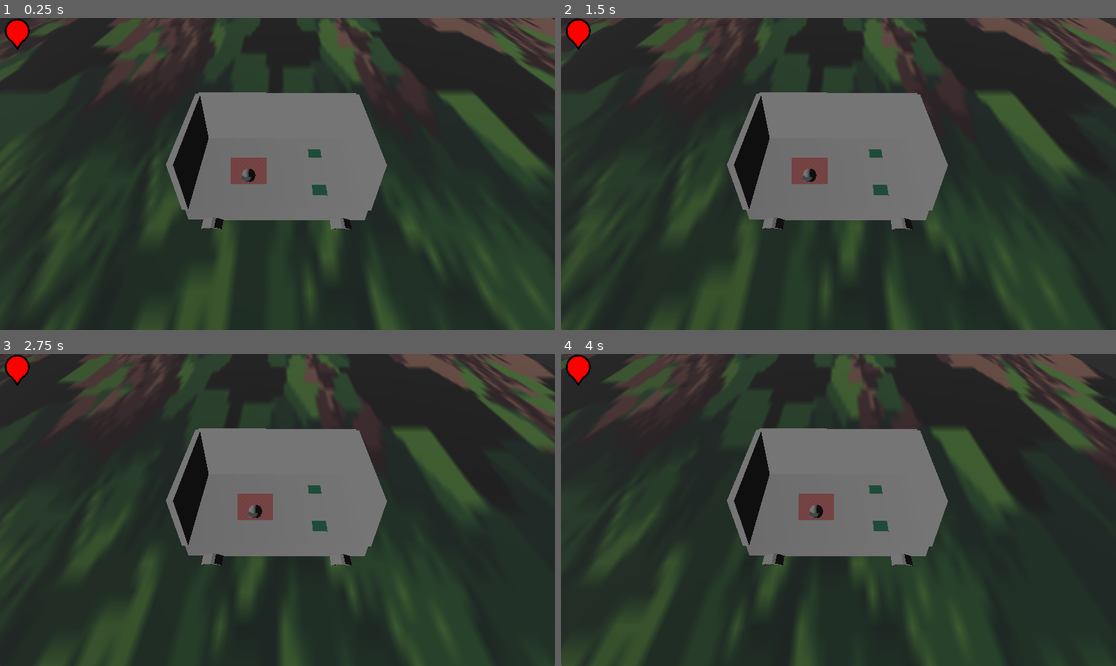
Above: before the commit, frames 1-4 (two rows, left to right).
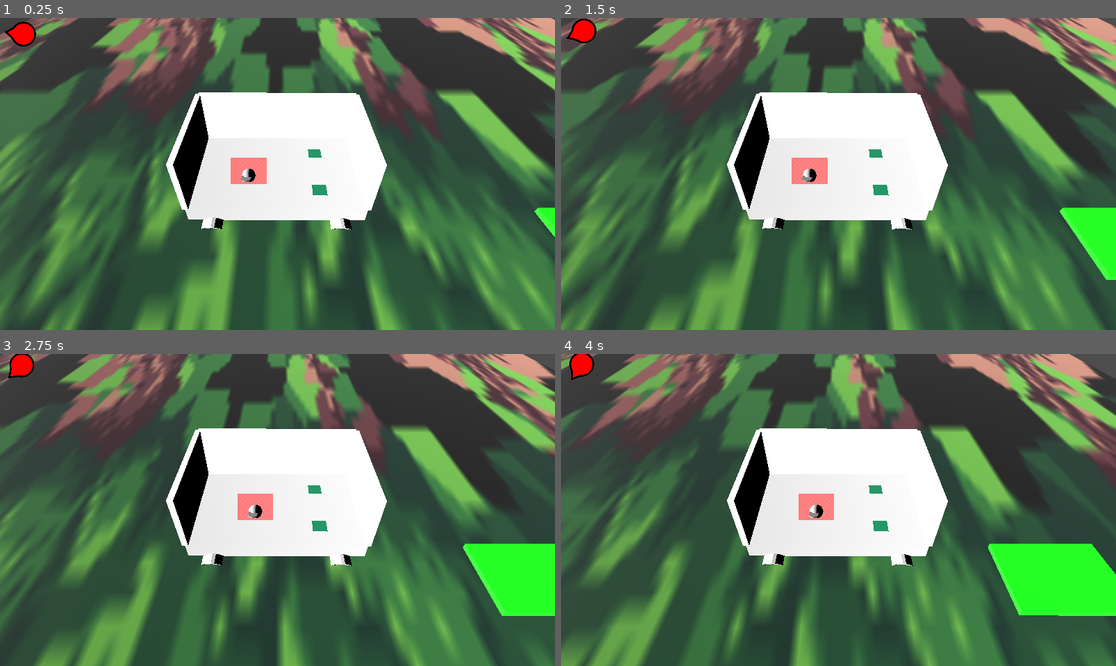
Above: after the commit, the same moments.

Repository: panpan974/vgj-25
Game: Godot game, scene res://scenes/testing_player_controller/testing_player_controller.tscn
Same seed, same stepped clock (60 frames per second), same inputs: the game is played once before the commit and once after it.
Inputs:
- Up to frame 1 (0.25 s): no input
- Up to frame 2 (1.5 s): no input
- Up to frame 3 (2.75 s): no input
- Up to frame 4 (4 s): no input

The runs differ from the first frame. In frame 1, 82% of the frame differs, in the area x 0-100%, y 0-100%; in frame 2, 82%; in frame 3, 82%; in frame 4, 82%.

Commit message:
add game recuperator

Diff:
--- a/project.godot
+++ b/project.godot
@@ -14,6 +14,10 @@
 run/main_scene="uid://ceoo8r7s12w0s"
 config/features=PackedStringArray("4.5", "GL Compatibility")
 config/icon="res://icon.svg"
+
+[autoload]
+
+GameRecuperator="*res://scenes/Game_recuperator/game_recuperator.tscn"
 
 [input]
 
--- a/scenes/EndingArea/ending_area.gd
+++ b/scenes/EndingArea/ending_area.gd
@@ -3,31 +3,46 @@
 @onready var ui_ending: Control = %UI_Ending
 @onready var target: TextureRect = %Target
 @onready var ending_area_3d: Node3D = get_parent()
-@export var camera_3d: Camera3D
+var camera_3d: Camera3D
+var car: Car
 
 func _ready():
-    ui_ending.visible = false
+	ui_ending.visible = false
+	#get camera_3d from main camera
+	camera_3d = get_viewport().get_camera_3d()
+	GameRecuperator.register_ending_node(self)
+	GameRecuperator.all_systems_ready.connect(_on_all_systems_ready)
+
+func _on_all_systems_ready():
+	#Let's get the camera
+	car = GameRecuperator.get_car()
 
 
 func switch_ending_ui(state:bool):
-    ui_ending.visible = state
+	ui_ending.visible = state
 
 
 func _process(delta):
-    if not ending_area_3d or not camera_3d:
-        return
+	if not ending_area_3d or not car:
+		return
 
-    var ending_pos = ending_area_3d.global_transform.origin
-    var camera_pos = camera_3d.global_transform.origin
+	var ending_pos = ending_area_3d.global_transform.origin
+	var car_pos = car.global_transform.origin
 
-    # Direction du joueur vers la zone de fin
-    var dir = (ending_pos - camera_pos).normalized()
+	# Direction de la voiture vers la zone de fin (Y ignoré)
+	var dir = ending_pos - car_pos
+	dir.y = 0
+	if dir.length() > 0:
+		dir = dir.normalized()
 
-    # Direction avant de la caméra (pour calculer l'angle)
-    var cam_forward = -camera_3d.global_transform.basis.z.normalized()
+	# Avant de la voiture (Y ignoré)
+	var car_forward = -car.global_transform.basis.z
+	car_forward.y = 0
+	if car_forward.length() > 0:
+		car_forward = car_forward.normalized()
 
-    # Angle entre la direction caméra et la direction objectif (sur le plan XZ)
-    var angle = atan2(dir.x, dir.z) - atan2(cam_forward.x, cam_forward.z)
+	# Angle entre l'avant de la voiture et la direction objectif (sur le plan XZ)
+	var angle = atan2(dir.x, dir.z) - atan2(car_forward.x, car_forward.z)
 
-    # Appliquer la rotation à l'icône (en radians)
-    target.rotation = angle
+	# Appliquer la rotation à l'icône (en radians)
+	target.rotation = angle
--- a/scenes/EndingArea/ending_area.tscn
+++ b/scenes/EndingArea/ending_area.tscn
@@ -8,6 +8,8 @@
 
 [sub_resource type="StandardMaterial3D" id="StandardMaterial3D_o71pr"]
 albedo_color = Color(0, 1, 0, 1)
+
+[sub_resource type="StyleBoxEmpty" id="StyleBoxEmpty_2tkvj"]
 
 [node name="EndingArea" type="StaticBody3D"]
 script = ExtResource("1_o71pr")
@@ -64,6 +66,7 @@
 anchor_bottom = 1.0
 grow_horizontal = 2
 grow_vertical = 2
+theme_override_styles/panel = SubResource("StyleBoxEmpty_2tkvj")
 
 [node name="Target" type="TextureRect" parent="UI/Panel"]
 unique_name_in_owner = true
@@ -74,3 +77,4 @@
 texture = ExtResource("2_2tkvj")
 expand_mode = 1
 stretch_mode = 4
+flip_v = true
--- /dev/null
+++ b/scenes/Game_recuperator/game_recuperator.gd
@@ -0,0 +1,54 @@
+extends Node
+
+signal all_systems_ready()
+signal game_ready_to_start()
+
+var ending_node: Node = null
+var car: Car = null
+
+var _systems_ready: Dictionary = {
+    "car_ready": false,
+    "ending_node_ready": false
+}
+
+func _mark_system_ready(system_name: String):
+    _systems_ready[system_name] = true
+    _check_all_systems_ready()
+
+
+
+# 🆕 Vérifier si tous les systèmes sont prêts
+func _check_all_systems_ready():
+    var all_ready = true
+    var ready_systems = []
+    var pending_systems = []
+
+    for system_name in _systems_ready:
+        if _systems_ready[system_name]:
+            ready_systems.append(system_name)
+        else:
+            pending_systems.append(system_name)
+            all_ready = false
+
+    if pending_systems.size() > 0:
+        pass
+        # print_debug("Systems pending: ", pending_systems)
+
+    if all_ready:
+        # Petit délai pour s'assurer que tout est vraiment initialisé
+        await get_tree().process_frame
+        all_systems_ready.emit()
+
+
+### CAR ###
+func register_car(car_instance: Car):
+    car = car_instance
+    _mark_system_ready("car_ready")
+
+func get_car() -> Car:
+    return car
+
+### ENDING NODE ###
+func register_ending_node(ending_node_instance: Node):
+    ending_node = ending_node_instance
+    _mark_system_ready("ending_node_ready")
--- /dev/null
+++ b/scenes/Game_recuperator/game_recuperator.tscn
@@ -0,0 +1,6 @@
+[gd_scene load_steps=2 format=3 uid="uid://ctf642gw4qdne"]
+
+[ext_resource type="Script" uid="uid://djb8oiynuwh6n" path="res://scenes/Game_recuperator/game_recuperator.gd" id="1_efpt7"]
+
+[node name="GameRecuperator" type="Node"]
+script = ExtResource("1_efpt7")
--- a/scenes/car/car.gd
+++ b/scenes/car/car.gd
@@ -1,4 +1,4 @@
-extends CharacterBody3D
+class_name Car extends CharacterBody3D
 
 
 # Mouvement constant sur X (vitesse variable) et rotation avec move_forward/move_backward
@@ -22,6 +22,10 @@
 
 
 func _ready():
+	#Register this in GameRecuperator (autoload)
+	GameRecuperator.register_car(self)
+
+
 	# Connexion des signaux des boutons directionnels
 	buttonDir_top.on_rotate_forward_changed.connect(_on_rotate_forward_changed)
 	buttonDir_top.on_rotate_backward_changed.connect(_on_rotate_backward_changed)
--- a/scenes/testing_player_controller/testing_player_controller.tscn
+++ b/scenes/testing_player_controller/testing_player_controller.tscn
@@ -1,8 +1,9 @@
-[gd_scene load_steps=4 format=3 uid="uid://ceoo8r7s12w0s"]
+[gd_scene load_steps=5 format=3 uid="uid://ceoo8r7s12w0s"]
 
 [ext_resource type="PackedScene" uid="uid://dqvfo3fhaekdc" path="res://scenes/world/world.tscn" id="1_eilo5"]
 [ext_resource type="PackedScene" uid="uid://d0k1qanc30wcv" path="res://scenes/player/playerActor.tscn" id="1_qdaic"]
 [ext_resource type="PackedScene" uid="uid://o5yjnavsmw2y" path="res://scenes/car/car.tscn" id="3_lmu1h"]
+[ext_resource type="PackedScene" uid="uid://ctf642gw4qdne" path="res://scenes/Game_recuperator/game_recuperator.tscn" id="4_rmt7e"]
 
 [node name="TestingPlayerController" type="Node3D"]
 
@@ -21,3 +22,5 @@
 
 [node name="PlayerActor" parent="Car" instance=ExtResource("1_qdaic")]
 transform = Transform3D(1, 0, 0, 0, 1, 0, 0, 0, 1, 0, 1, 0)
+
+[node name="GameRecuperator" parent="." instance=ExtResource("4_rmt7e")]
--- a/scenes/world/world.tscn
+++ b/scenes/world/world.tscn
@@ -19,4 +19,6 @@
 visible = false
 
 [node name="EndingArea" parent="." instance=ExtResource("3_1fp7r")]
-transform = Transform3D(1, 0, 0, 0, 1, 0, 0, 0, 1, 0, 0.4, -41)
+transform = Transform3D(1, 0, 0, 0, 1, 0, 0, 0, 1, 0, 0.4, -23)
+
+[editable path="EndingArea"]
Not shown: 1 places in scenes/EndingArea/ending_area.tscn that only renumber resources
Not shown, added: scenes/Game_recuperator/game_recuperator.gd.uid
